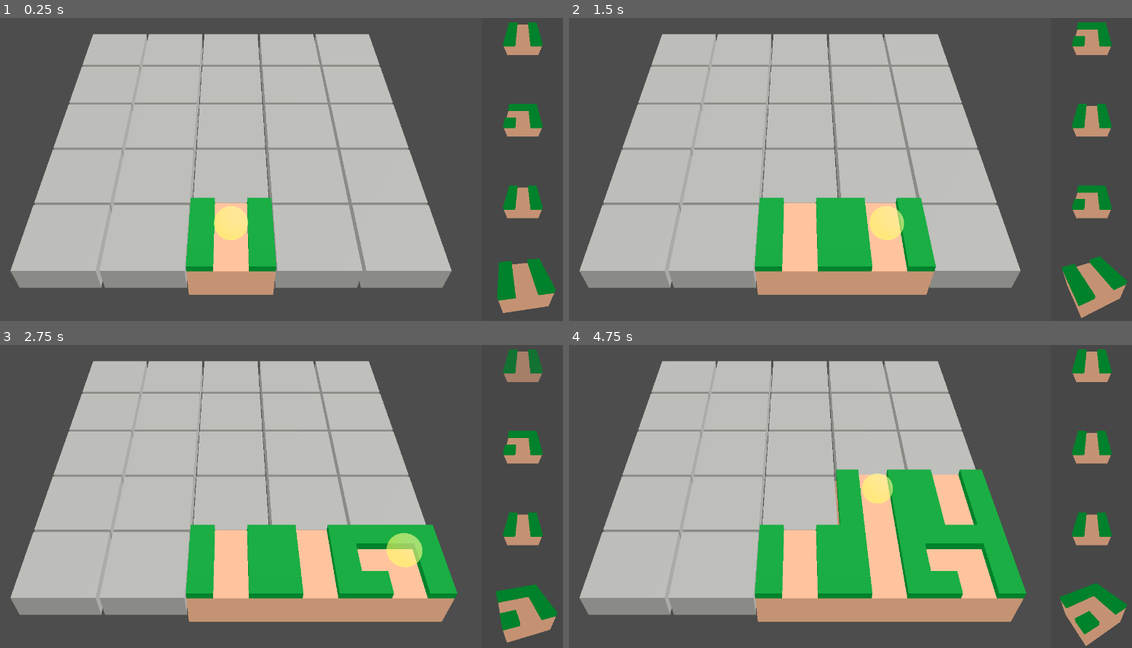
Above: before the commit, frames 1-4 (two rows, left to right).
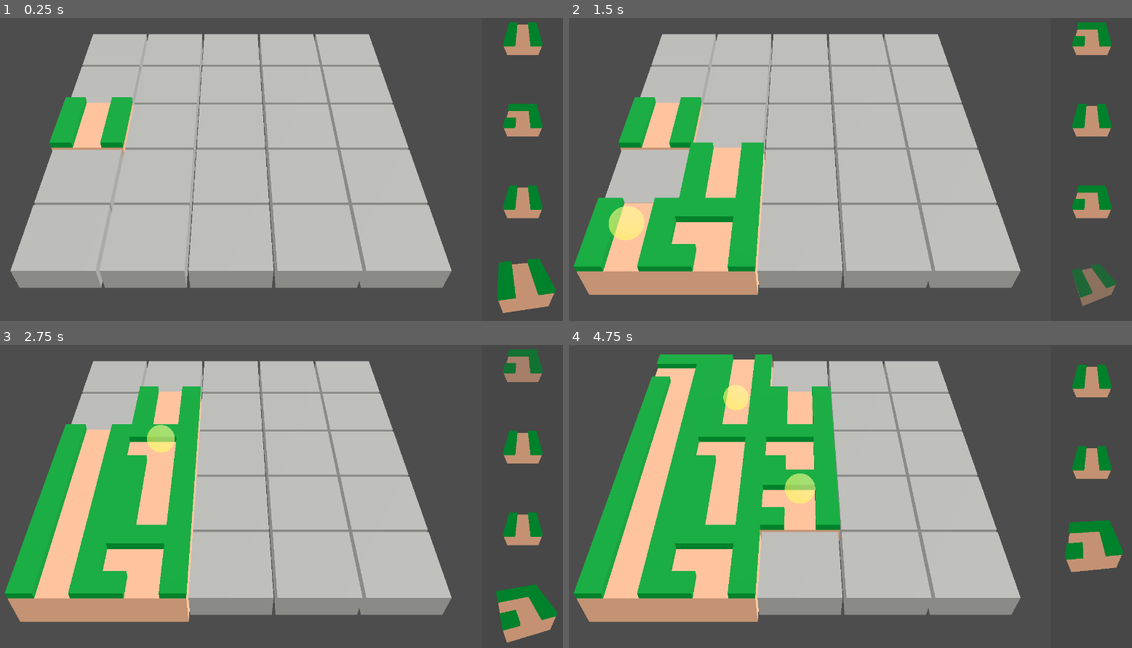
Above: after the commit, the same moments.

Repository: Pro1d/code4cause
Game: Godot game, scene res://scenes/main/GameMain.tscn
The game is run twice, just before and just after one commit, with the same random seed, the same clock (stepped at 60 frames per second) and the same inputs. Sound files missing from this copy of the repository are replaced by a short silence.
Inputs:
- Up to frame 1 (0.25 s): no input
- Up to frame 2 (1.5 s): tap Enter (ui_accept) at 0.5, 1.35 s; hold D (move_right) 0.53-1.28 s; hold Enter (ui_accept) 0.53-1.28 s; hold S (move_down) from 1.28 s (still down)
- Up to frame 3 (2.75 s): tap Enter (ui_accept) at 1.52, 1.82 s; release S (move_down) at 2.03 s; hold D (move_right) from 2.03 s (still down); hold Enter (ui_accept) from 2.03 s (still down)
- Up to frame 4 (4.75 s): release D (move_right) at 2.78 s; release Enter (ui_accept) at 2.78 s; hold W (move_up) 2.78-3.53 s; tap Enter (ui_accept) at 2.85, 3.02, 3.32, 4.35, 4.52 s; hold Enter (ui_accept) 3.53-4.28 s; hold A (move_left) from 3.53 s (still down)

The runs differ from the first frame. In frame 1, 7.0% of the frame differs, in the area x 8-50%, y 26-92%; in frame 2, 25%; in frame 3, 35%; in frame 4, 53%, in the area x 0-100%, y 1-100%.

Commit message:
placement highlight and predraw

Diff:
--- a/scenes/game/game_scene.tscn
+++ b/scenes/game/game_scene.tscn
@@ -1,10 +1,11 @@
-[gd_scene load_steps=6 format=3 uid="uid://5j3nkd57dwpk"]
+[gd_scene load_steps=7 format=3 uid="uid://5j3nkd57dwpk"]
 
 [ext_resource type="Script" path="res://scenes/game/game_scene.gd" id="1_x51h5"]
 [ext_resource type="Script" path="res://scripts/prototype/placement_grid.gd" id="1_xpw66"]
 [ext_resource type="PackedScene" uid="uid://depdfa24xcvji" path="res://scenes/prototype/tile.tscn" id="2_aevgb"]
 [ext_resource type="Script" path="res://scripts/prototype/grid_movement_controller.gd" id="3_usuh6"]
 [ext_resource type="PackedScene" uid="uid://dfxnn5sgl8knh" path="res://scenes/player/player.tscn" id="5_sok4i"]
+[ext_resource type="PackedScene" uid="uid://xiiuhs2xgxi5" path="res://scenes/gameplay/metronome.tscn" id="6_ud3em"]
 
 [node name="GameScene" type="Node3D"]
 script = ExtResource("1_x51h5")
@@ -30,3 +31,8 @@
 
 [node name="Player" parent="." instance=ExtResource("5_sok4i")]
 unique_name_in_owner = true
+
+[node name="Metronome" parent="." instance=ExtResource("6_ud3em")]
+enabled = false
+
+[connection signal="on_bar_start" from="Metronome" to="." method="add_row"]
--- a/scripts/gameplay/metronome.gd
+++ b/scripts/gameplay/metronome.gd
@@ -1,8 +1,11 @@
 extends Node
 
+@export var enabled: bool = true
+@export_group("Rythm")
 @export var bpm: float = 120.0
 @export var bar: int = 4
 
+@export_group("Sound")
 @export var sfx_on: bool = true
 @export var beat_sfx: AudioStream
 @export var bar_sfx: AudioStream
@@ -19,8 +22,9 @@
 @onready var beat_timer: Timer = $Timer
 
 func _ready() -> void:
-	beat_timer.wait_time = 60.0 / bpm
-	start()
+	if(enabled):
+		beat_timer.wait_time = 60.0 / bpm
+		start()
 
 func start() -> void:
 	beat_timer.start()
--- a/scripts/prototype/placement_cell.gd
+++ b/scripts/prototype/placement_cell.gd
@@ -3,19 +3,24 @@
 
 @export var highlight_hint: Node3D
 @onready var child_scene: Node3D = $Scene
+
 var is_set := false
+var is_predrawn := false
 
 var current_tile_scene: PackedScene
 
 func _ready() -> void:
 	highlight_hint.visible = false
 
-func highlight(scene: PackedScene) -> void:
-	highlight_hint.visible = true
+func highlight(enable:bool) -> void:
+	highlight_hint.visible = enable
+
+func predraw(scene: PackedScene) -> void:
 	if not is_set and scene != null:
 		var child : Node3D = scene.instantiate()
 		child_scene.add_child(child)
 		current_tile_scene = scene
+		is_predrawn = true
 
 func rotate_cell(rad: float) -> void:
 	if is_set:
@@ -31,6 +36,7 @@
 
 	if not is_set:
 		child_scene.remove_child(child_scene.get_child(0))
+		is_predrawn = false
 
 func place() -> void:
 	is_set = true
@@ -55,3 +61,18 @@
 	var child : Node3D = scene.instantiate()
 
 	child_scene.add_child(child)
+
+func _process(_delta:float) -> void:
+	pass
+	#if(is_predrawn):
+		#predraw_anim()
+
+func predraw_anim() -> void:
+	var tween := create_tween()
+	tween.tween_property(self, "scale", Vector3(1.2, 1.2, 1.2), 0.2) \
+		.set_trans(Tween.TRANS_BACK) \
+		.set_ease(Tween.EASE_OUT)
+	tween.tween_property(self, "scale", Vector3(1.0, 1.0, 1.0), 0.2) \
+		.set_trans(Tween.TRANS_BACK) \
+		.set_ease(Tween.EASE_IN)
+	await tween.finished  # Wait for tween cycle to finish
--- a/scripts/prototype/placement_grid.gd
+++ b/scripts/prototype/placement_grid.gd
@@ -11,6 +11,7 @@
 
 var cells: Array
 var current_cell: PlacementCell
+var highlighted_cell: PlacementCell
 var current_pos: Vector2i
 var grid_offset: Vector3 = Vector3(0,0,0)
 var camera_offset_x :float = 0
@@ -18,9 +19,11 @@
 func _ready() -> void:
 
 	InitializeGrid()
-	current_pos = Vector2(2,0)
+	current_pos = Vector2(0,2)
 	current_cell = cells[current_pos.x][current_pos.y]
-	current_cell.highlight(placing_tile_scene)
+	current_cell.predraw(placing_tile_scene)
+	highlighted_cell = current_cell
+	highlighted_cell.highlight(true)
 
 
 func InitializeGrid() -> void:
@@ -29,11 +32,20 @@
 		_generate_row()
 
 func move(dir: Vector2i) -> void:
+	highlighted_cell.highlight(false)
+	current_pos = (current_pos + dir).clamp(Vector2i.ZERO, Vector2i(width - 1, height - 1))
+	print(current_pos)
+	highlighted_cell = cells[current_pos.x][current_pos.y] as PlacementCell
+	highlighted_cell.highlight(true)
+
+	# Forbid placement if cell is occupied
+	if((cells[current_pos.x][current_pos.y] as PlacementCell).is_set):
+		return
+
 	current_cell.reset()
-	current_pos = (current_pos + dir).clamp(Vector2i.ZERO, Vector2i(width - 1, height - 1))
 	current_cell = cells[current_pos.x][current_pos.y]
-	if("highlight" in current_cell):
-		current_cell.highlight(placing_tile_scene)
+	if("predraw" in current_cell):
+		current_cell.predraw(placing_tile_scene)
 
 func rotate_cell(rad: float) -> void:
 	current_cell.rotate_cell(rad)
@@ -49,6 +61,8 @@
 func place_tile() -> void:
 	if(not current_cell.is_set):
 		current_cell.place()
+		current_pos = get_closest_available_cell(current_pos.x, current_pos.y)
+		highlighted_cell = (cells[current_pos.x][current_pos.y] as PlacementCell)
 		tile_placed.emit()
 
 
@@ -84,3 +98,40 @@
 		cell.global_position = grid_offset + Vector3(cell_size / 2.0, 0.0, -j * cell_size + cell_size / 2.0)
 
 		(cells[i] as Array).append(cell)
+
+
+func get_closest_available_cell(x:int, y:int) -> Vector2i:
+	# Directions for 4-way movement (up, down, left, right)
+	var directions := [Vector2i(0, -1), Vector2i(0, 1), Vector2i(-1, 0), Vector2i(1, 0)]
+
+	# Queue for BFS (stores (x, y) positions)
+	var queue := [Vector2i(x, y)]
+	var visited := {}
+
+	# Start BFS
+	while queue:
+		var current:Vector2i = queue.pop_front()
+		var cx:int = current.x
+		var cy:int = current.y
+
+		# Check bounds
+		if cx < 0 or cy < 0 or cx >= width or cy >= height:
+			continue
+
+		# Skip already visited positions
+		if visited.has(current):
+			continue
+		visited[current] = true
+
+		# Return the position if it's False
+		if not (cells[cx][cy] as PlacementCell).is_set:
+			return current  # Found the closest false value!
+
+		# Add neighbors to the queue
+		for direction:Vector2i in directions:
+			var nx:int = cx + direction.x
+			var ny:int = cy + direction.y
+			if nx >= 0 and ny >= 0 and nx < width and ny < height:
+				queue.append(Vector2i(nx, ny))
+
+	return Vector2i(-1, -1)  # No false value found
